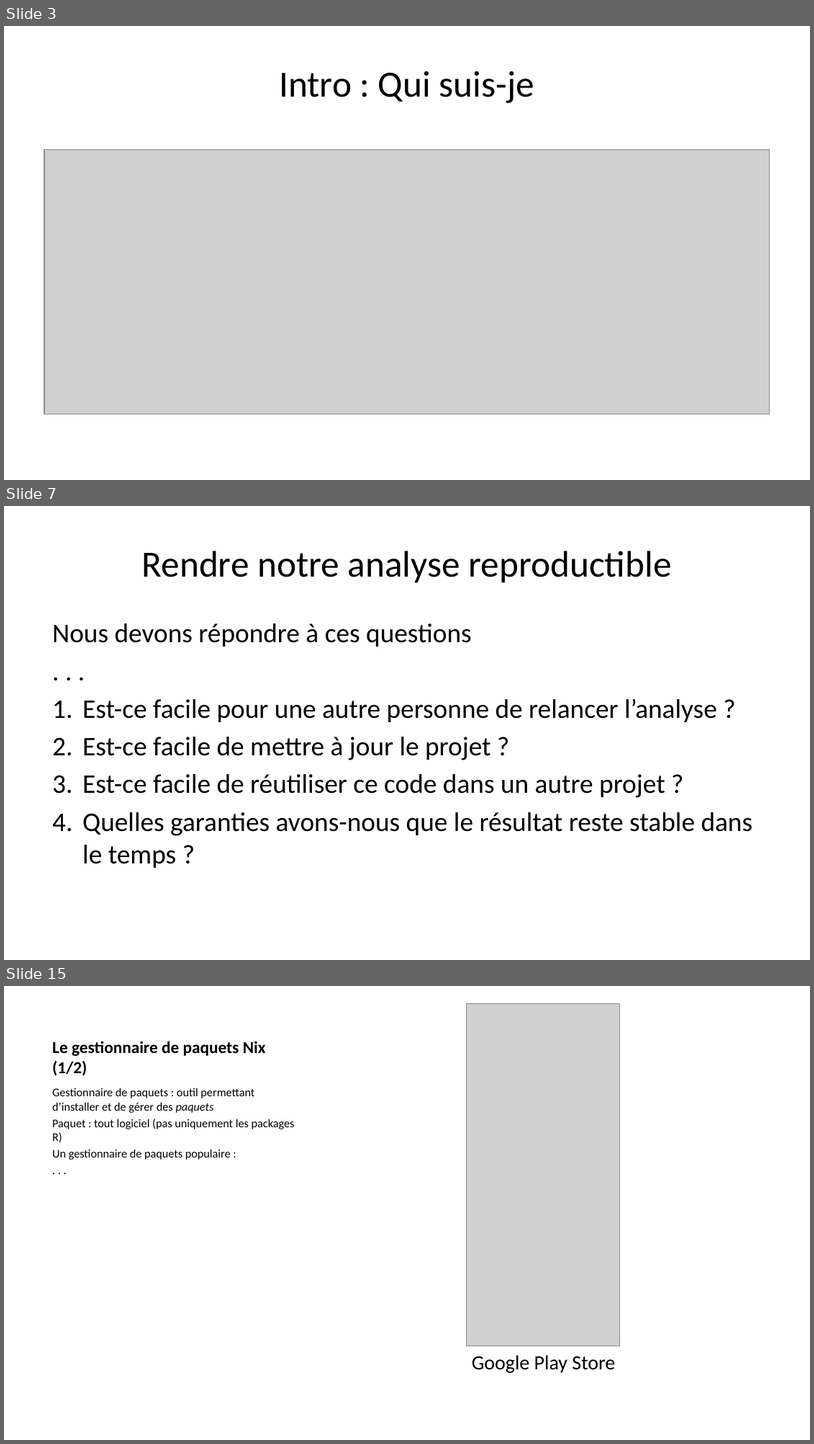
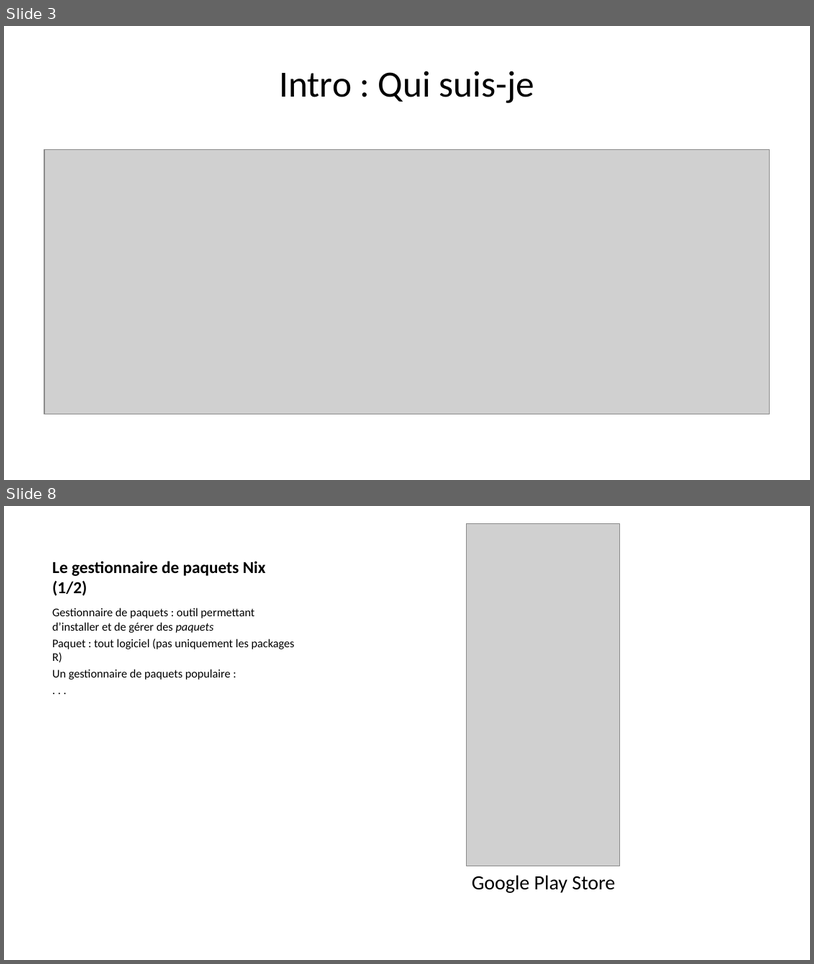
Before and after one commit to b-rodrigues/repro_rrr, a slide deck: docs/index.pptx. Shown one above the other, each under a label of ours: slides 3, 7 and 15 before the commit, slides 3 and 8 after it; the slides between them are not shown. The pictures are 814x1444 and 814x964 pixels, drawn with LibreOffice and Linux fonts; fonts in the diff are those of the drawing; grey boxes stand for pictures. Boxes give left, top, right and bottom in pixels: in the first picture for what was removed or moved away, otherwise in the second. Text is boxed around its words. In the diff, an @@ line names an element or a change of style, - is before the commit and + after.

```diff
--- a/docs/index.pptx
+++ b/docs/index.pptx
@@ slide 7 removed at <box>4,506,810,960</box>, background #FFFFFF @@
@@ title removed at <box>142,551,672,583</box> @@
-Rendre notre analyse reproductible
@@ text removed at <box>52,623,754,867</box> @@
-Nous devons répondre à ces questions
-. . .
-1. Est-ce facile pour une autre personne de relancer l’analyse ?
-2. Est-ce facile de mettre à jour le projet ?
-3. Est-ce facile de réutiliser ce code dans un autre projet ?
-4. Quelles garanties avons-nous que le résultat reste stable dans le temps ?
@@ what was slide 15 is now slide 8 @@
```
Also in this commit, not shown: 8 slides changed, 1 slide added, 10 other slides removed, 12 other files.
